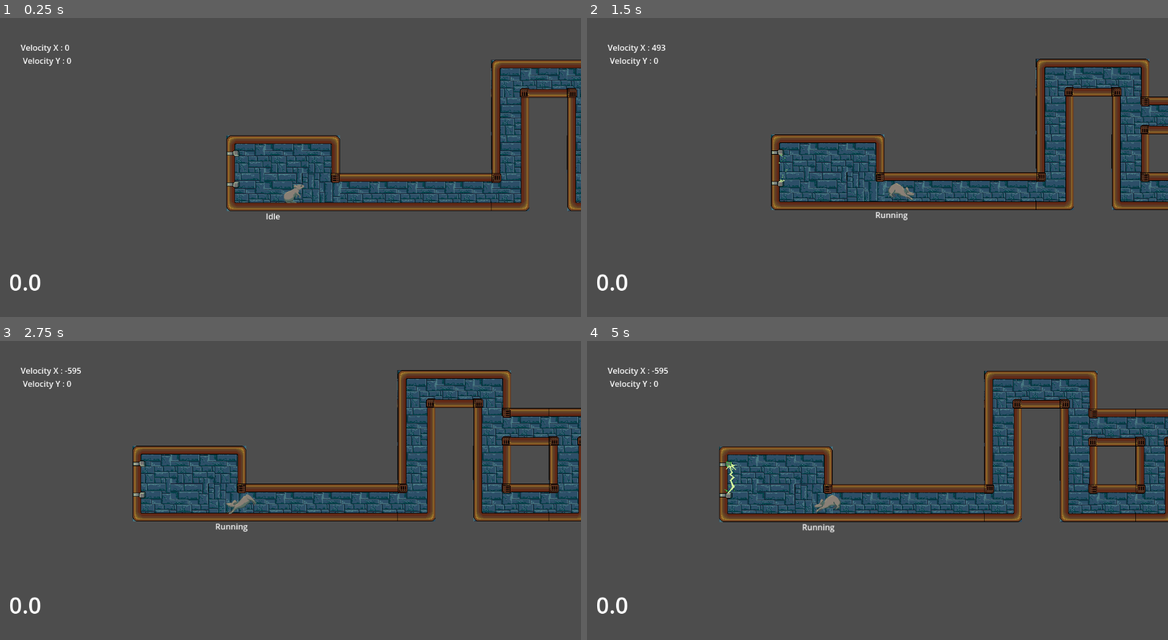
Above: before the commit, frames 1-4 (two rows, left to right).
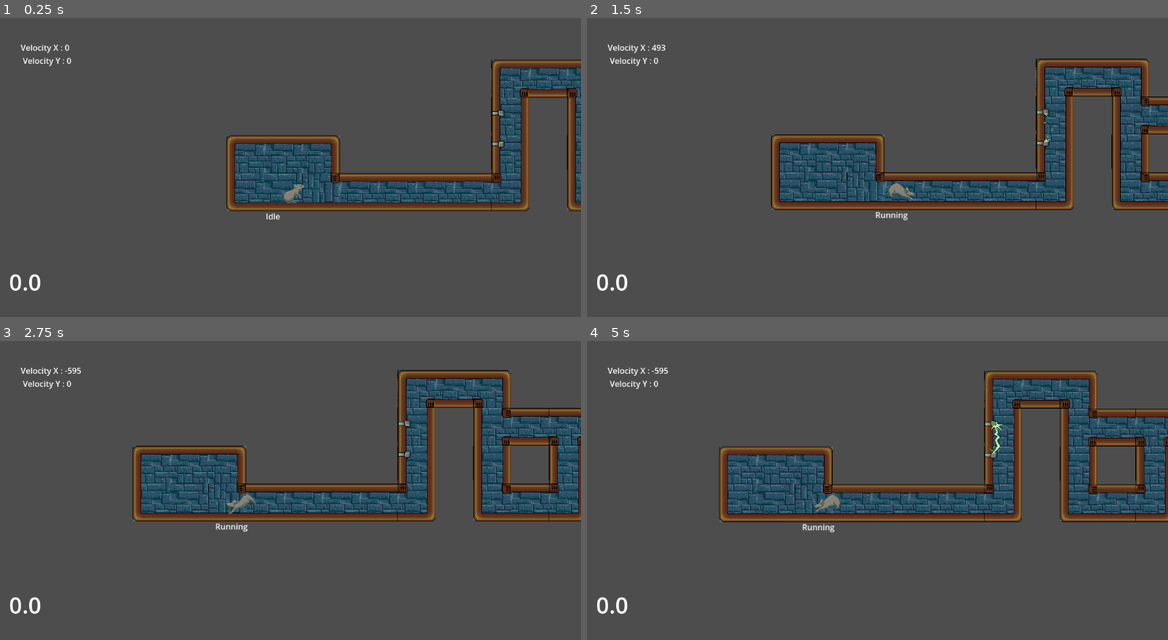
Above: after the commit, the same moments.

Repository: Taissirbw/De-Rat-Pigeon
Game: Godot game, scene res://scenes/game.tscn
Same seed, same stepped clock (60 frames per second), same inputs: the game is played once before the commit and once after it. The engine's default icon, where the game draws it, is replaced by a stand-in: a white triangle on a blue panel in a dark square.
Inputs:
- Up to frame 1 (0.25 s): no input
- Up to frame 2 (1.5 s): hold Right (walk_right) from 0.53 s (still down); tap Space (jump) at 0.6, 0.77, 1.07, 1.35 s
- Up to frame 3 (2.75 s): tap Space (jump) at 1.52, 1.82, 2.1 s; release Right (walk_right) at 2.03 s; hold Left (walk_left) from 2.03 s (still down)
- Up to frame 4 (5 s): release Left (walk_left) at 2.78 s; hold Right (walk_right) 2.78-4.28 s; tap Space (jump) at 2.85, 3.02, 3.32, 3.6, 3.77, 4.07, 4.35, 4.52, 4.82 s; hold Left (walk_left) from 4.28 s (still down)

The runs differ from the first frame. In frame 1, 0.2% of the frame differs, in the area x 39-87%, y 30-57%; in frame 2, 0.2%; in frame 3, 0.1%; in frame 4, 0.3%, in the area x 22-72%, y 26-53%.

Commit message:
J'essaie d'implementer la shock

Diff:
--- a/de-rat-pigeon/scenes/game.tscn
+++ b/de-rat-pigeon/scenes/game.tscn
@@ -50,5 +50,5 @@
 position = Vector2(1159, -15)
 
 [node name="ElectricTrap" parent="." instance=ExtResource("7_u5sy4")]
-position = Vector2(109, -158)
+position = Vector2(635, -238)
 rotation = 3.1415927
--- a/de-rat-pigeon/scenes/player.tscn
+++ b/de-rat-pigeon/scenes/player.tscn
@@ -278,4 +278,7 @@
 offset_right = 60.0
 offset_bottom = 55.0
 
+[node name="shockTimer" type="Timer" parent="."]
+wait_time = 0.3
+
 [connection signal="state_transition" from="StateMachine" to="." method="_on_state_machine_state_transition"]
--- a/de-rat-pigeon/scripts/electric_trap.gd
+++ b/de-rat-pigeon/scripts/electric_trap.gd
@@ -1,7 +1,6 @@
 extends Node2D
 
 @export var delais_shocks := 1.
-@export var duration := 2.
 
 @onready var zap: Area2D = $Zap
 @onready var animated_sprite: AnimatedSprite2D = $Zap/AnimatedSprite
@@ -13,8 +12,6 @@
 # Called when the node enters the scene tree for the first time.
 func _ready() -> void:
 	zap_collision.disabled = true
-	zap_size_x = zap_collision.shape.size.x
-	zap_collision.shape.size.x = 0
 
 	timer.wait_time = delais_shocks
 
@@ -25,7 +22,7 @@
 
 func _on_zap_body_entered(body: Node2D) -> void:
 	if body.is_in_group("player"):
-		body.get_shock()
+		body.shock()
 
 func _on_timer_timeout() -> void:
 	animated_sprite.play("shock")
--- a/de-rat-pigeon/scripts/falling.gd
+++ b/de-rat-pigeon/scripts/falling.gd
@@ -12,7 +12,7 @@
 func physics_update(delta: float) -> void:
 	if stateVersion:
 		var dir = Input.get_axis("walk_left", "walk_right")
-		if dir != 0:
+		if dir != 0 and ! player.shock_state:
 			player.velocity.x = lerp(player.velocity.x, dir * player.speed, player.acceleration)
 		else:
 			player.velocity.x = lerp(player.velocity.x, 0.0, player.friction)
@@ -34,7 +34,7 @@
 		elif player.is_on_floor():
 			if player.wall_contact_coyote > 0.:
 				player.wall_contact_coyote -= delta
-			if Input.is_action_just_pressed("jump"):
+			if Input.is_action_just_pressed("jump") and ! player.shock_state:
 				print("FALL -> JUMP")
 				finished.emit(JUMPING)
 			else:
--- a/de-rat-pigeon/scripts/idle.gd
+++ b/de-rat-pigeon/scripts/idle.gd
@@ -30,7 +30,7 @@
 
 		# gestion des input, et transition depuis l'état IDLE
 		var dir = Input.get_axis("walk_left", "walk_right")
-		if Input.is_action_just_pressed("jump"):
+		if Input.is_action_just_pressed("jump") and ! player.shock_state:
 			finished.emit(JUMPING)
-		elif dir != 0:
+		elif dir != 0 and ! player.shock_state:
 			finished.emit(RUNNING)
--- a/de-rat-pigeon/scripts/jumping.gd
+++ b/de-rat-pigeon/scripts/jumping.gd
@@ -18,16 +18,19 @@
 func physics_update(delta: float) -> void:
 	if stateVersion:
 
+		if player.shock_state:
+			player.wall_contact_coyote -= delta
+			player.velocity.y += player.gravity * delta
+			finished.emit(FALLING)
+
 		dir = Input.get_axis("walk_left", "walk_right")
-		if dir != 0:
+		if dir != 0 and ! player.shock_state:
 			player.velocity.x = lerp(player.velocity.x, dir * player.speed, player.acceleration)
 		else:
 			player.velocity.x = lerp(player.velocity.x, 0.0, player.friction)
 
 
 		if (player.is_on_wall() or player.wall_contact_coyote > 0.) and player.velocity.x !=0.:
-			#player.wall_contact_coyote = player.wall_contact_coyote_time
-			#player.velocity.y += player.gravity_wall * delta
 			finished.emit(WALL_SLIDING)
 		else:
 			player.wall_contact_coyote -= delta
--- a/de-rat-pigeon/scripts/player.gd
+++ b/de-rat-pigeon/scripts/player.gd
@@ -46,6 +46,9 @@
 var wall_jump_lock:float = 0.
 
 var look_dir_x:int = 1
+
+var shock_state = false
+@onready var shock_timer: Timer = $shockTimer
 
 @onready var animation_player = $AnimatedSprite2D
 
@@ -111,8 +114,13 @@
 			rotation_degrees = 0. # Remet le rat en mode marche au sol
 			compteur =1 # Reset le compteur de sautg
 
-func get_shock():
-	print("Aie")
+func shock():
+	velocity.y += 200.
+	move_and_slide()
+	shock_state = true
+	shock_timer.start()
+	await shock_timer.timeout
+	shock_state = false
 
 func _on_tapette_a_souris_body_entered(body: Node2D, source: Area2D) -> void:
 	source.activate()
--- a/de-rat-pigeon/scripts/running.gd
+++ b/de-rat-pigeon/scripts/running.gd
@@ -16,8 +16,14 @@
 
 func physics_update(delta: float) -> void:
 	if stateVersion:
+
+		if player.shock_state:
+			player.wall_contact_coyote -= delta
+			player.velocity.y += player.gravity * delta
+			finished.emit(FALLING)
+
 		dir = Input.get_axis("walk_left", "walk_right")
-		if dir != 0:
+		if dir != 0 and ! player.shock_state:
 			player.velocity.x = lerp(player.velocity.x, dir * player.speed, player.acceleration)
 		else:
 			player.velocity.x = lerp(player.velocity.x, 0.0, player.friction)
@@ -46,7 +52,7 @@
 				player.wall_contact_coyote -= delta
 
 		if player.is_on_floor() or player.floor_coyote > 0.:
-			if Input.is_action_just_pressed("jump") :
+			if Input.is_action_just_pressed("jump") and ! player.shock_state:
 				finished.emit(JUMPING)
 			elif (absf(player.velocity.x) < player.speed/10.) and (dir == 0.):
 				finished.emit(IDLE)
--- a/de-rat-pigeon/scripts/wall_sliding.gd
+++ b/de-rat-pigeon/scripts/wall_sliding.gd
@@ -23,6 +23,12 @@
 
 func physics_update(delta: float) -> void:
 	if stateVersion:
+
+		if player.shock_state:
+			player.wall_contact_coyote -= delta
+			player.velocity.y += 3. * player.gravity * delta
+			finished.emit(FALLING)
+
 		# Gère les inputs pour déterminer si le joueur va vers le mur
 		dir = Input.get_axis("walk_left", "walk_right")
 		var previous_dir = player.look_dir_x
